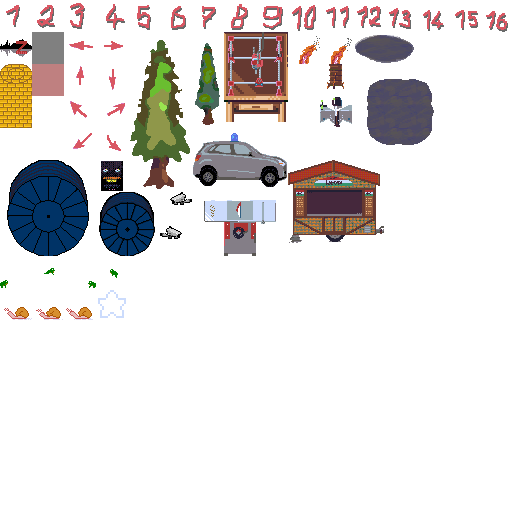
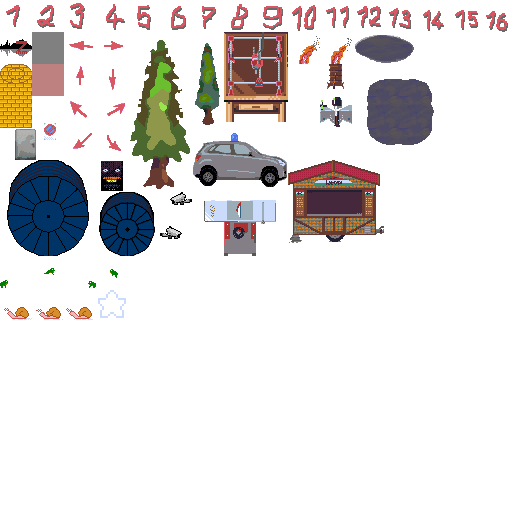
Before/after of a 512 × 512 layered artwork. What changed in the layer stack:
pixels changed over (x1=15, y1=123, x2=56, y2=160) (layer not identified)
